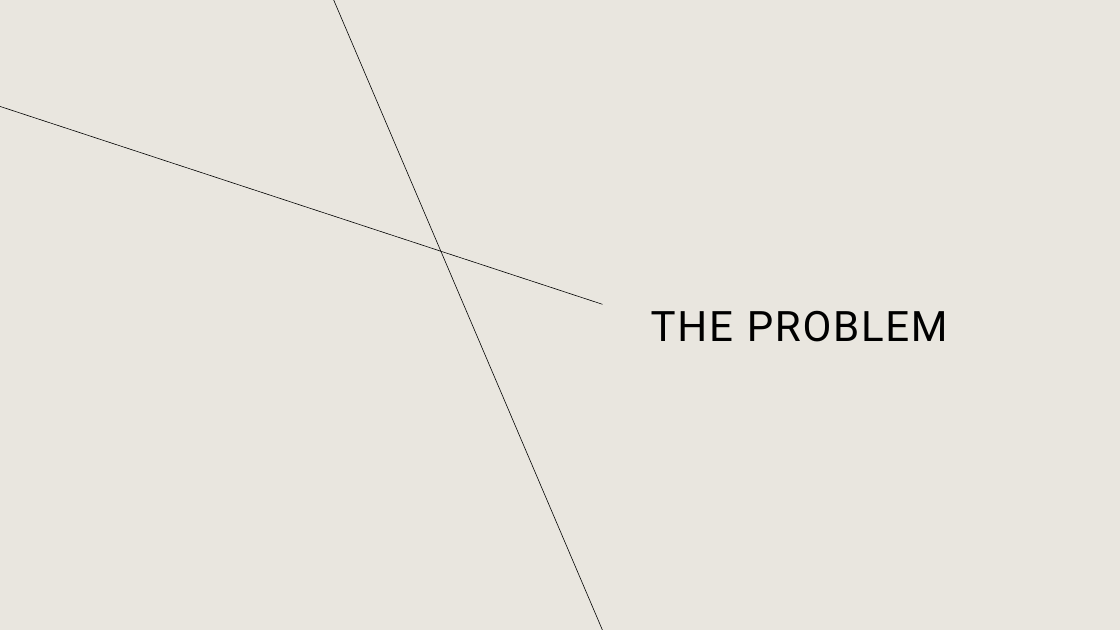
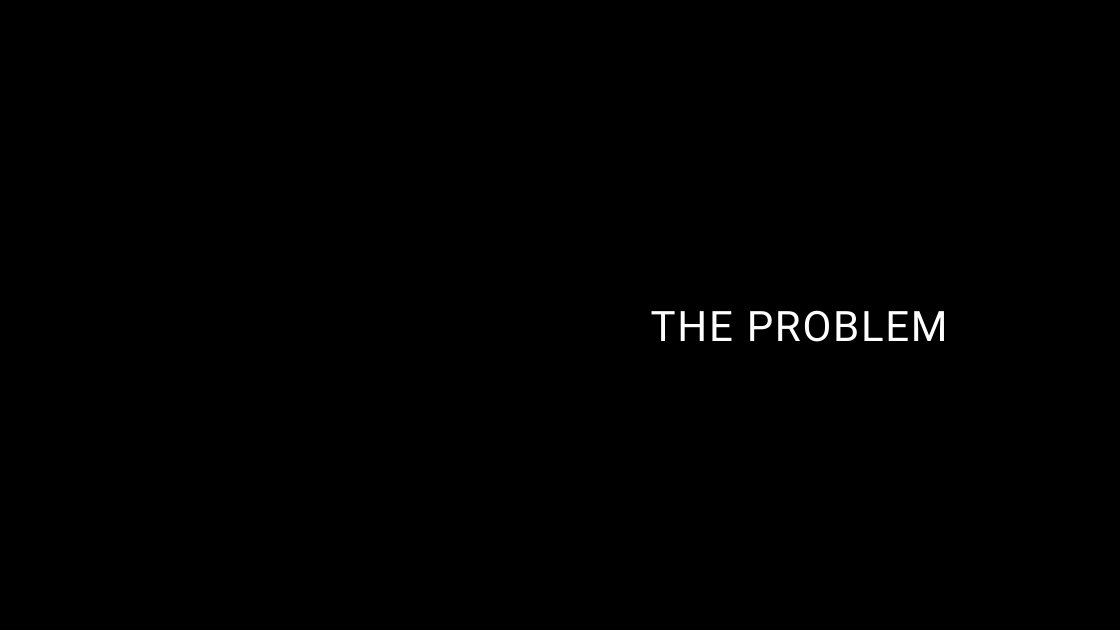
Before and after one commit to rcwaterman/SimpliFInance, a slide deck: slide 3 of SimpliFinance.pptx. Drawn at 1120x630 pixels with LibreOffice and Linux fonts; fonts in the diff are those of the drawing; background and template pictures are left out. Boxes give left, top, right and bottom in pixels: in the first picture for what was removed or moved away, otherwise in the second. Text is boxed around its words. In the diff, an @@ line names an element or a change of style, - is before the commit and + after.

```diff
--- a/SimpliFinance.pptx
+++ b/SimpliFinance.pptx
@@ background #E9E6DF to #000000 @@
@@ line removed from (602, 630) to (334, 0) @@
@@ title "THE PROBLEM" at (651,310,948,342): text colour #000000 to #FFFFFF @@
@@ line removed from (602, 304) to (0, 107) @@
```
Also in this commit, not shown: 1 other slide changed, 1 slide added.
